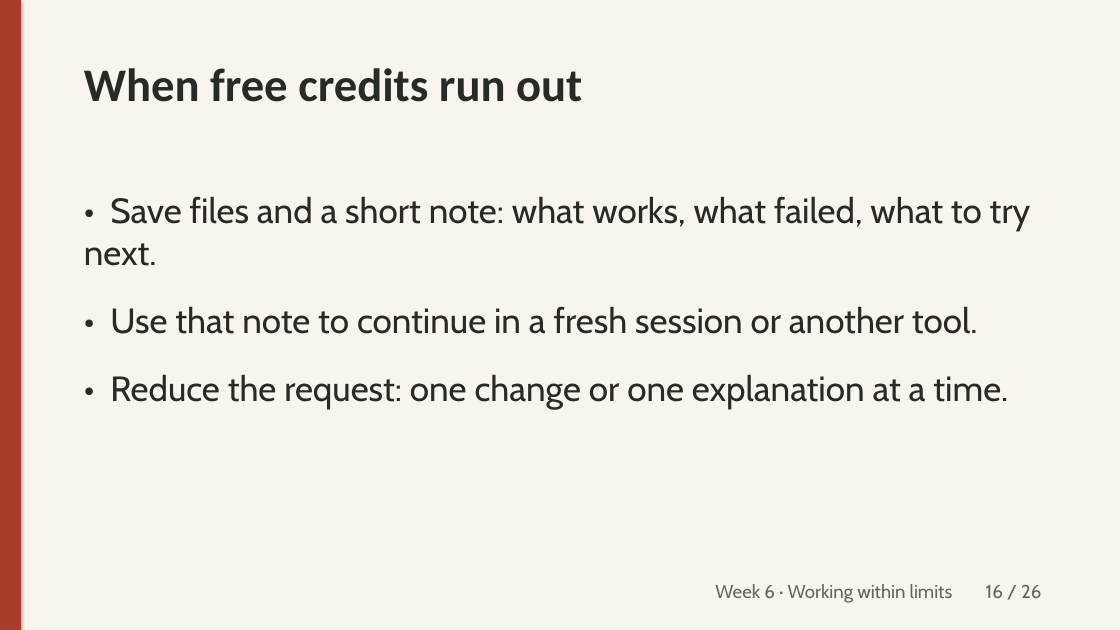
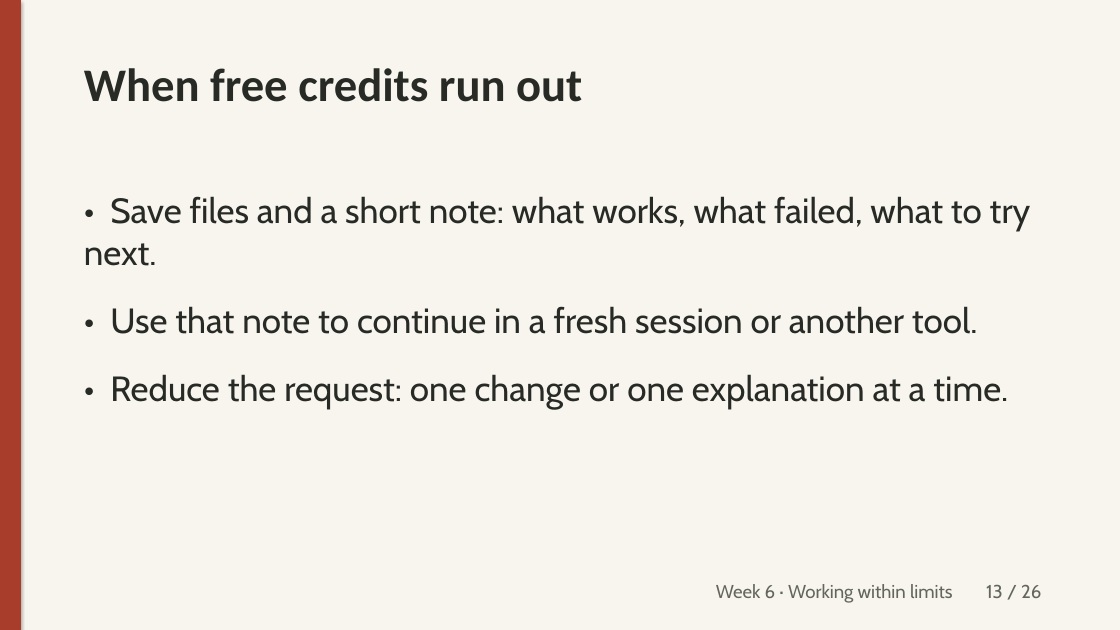
Before and after one commit to unforcedagi/learn-vibe-build-deck, a slide deck: slide 13 of lessons/week-6/_src/week6-lecture.pptx (slide 16 before the commit). Drawn at 1120x630 pixels with LibreOffice and Linux fonts; fonts in the diff are those of the drawing. Boxes give left, top, right and bottom in pixels: in the first picture for what was removed or moved away, otherwise in the second. Text is boxed around its words. In the diff, an @@ line names an element or a change of style, - is before the commit and + after.

```diff
--- a/lessons/week-6/_src/week6-lecture.pptx
+++ b/lessons/week-6/_src/week6-lecture.pptx
@@ text at <box>716,584,1041,603</box>: text changed @@
-Week 6 · Working within limits 16 / 26
+Week 6 · Working within limits 13 / 26
```
Also in this commit, not shown: 20 other slides changed, 8 other files.
